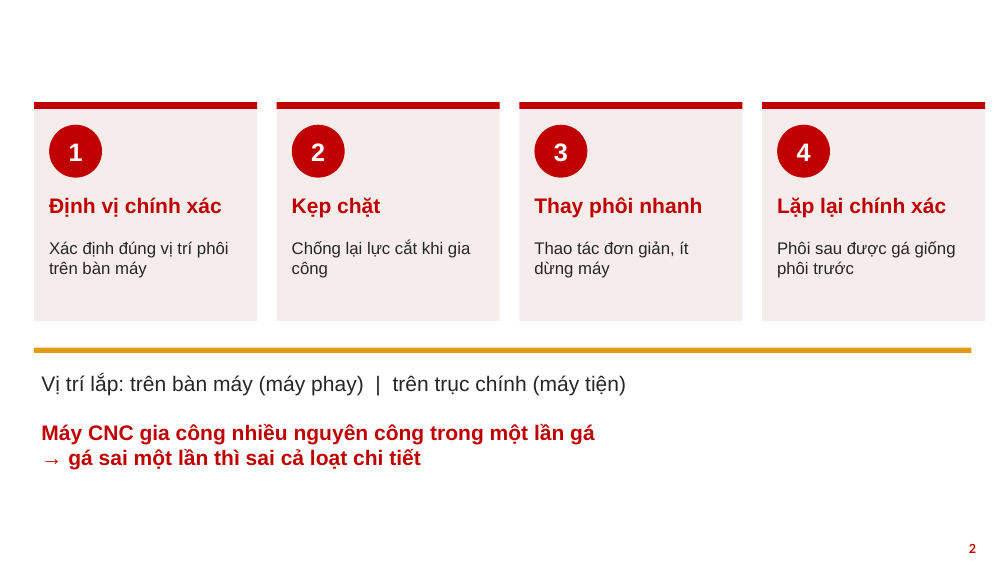
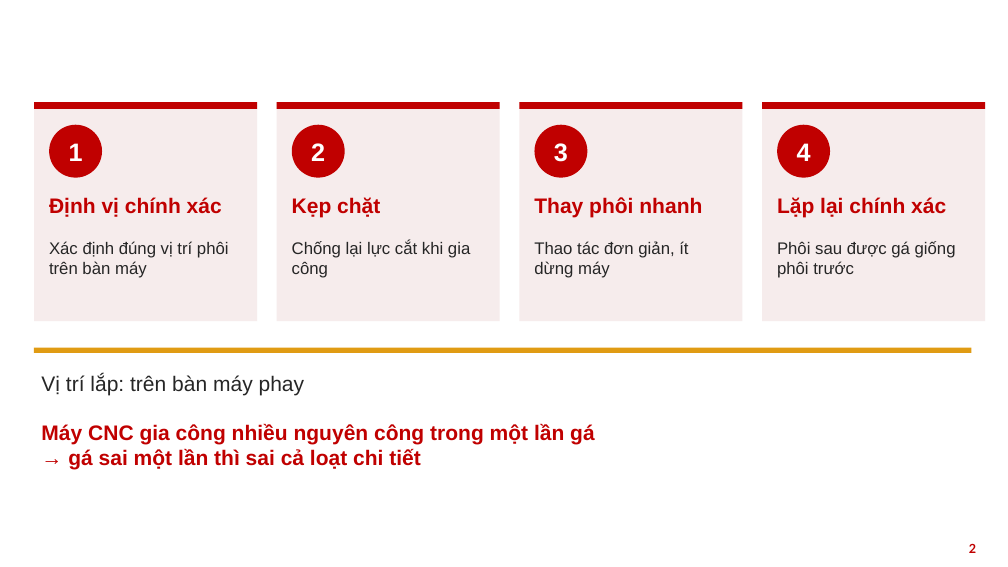
Before and after one commit to vinhdo281/CNC, a slide deck: slide 2 of Slide_Ga_kep_CNC.pptx. Drawn at 1008x567 pixels with LibreOffice and Linux fonts; fonts in the diff are those of the drawing; background and template pictures are left out. Boxes give left, top, right and bottom in pixels: in the first picture for what was removed or moved away, otherwise in the second. Text is boxed around its words. In the diff, an @@ line names an element or a change of style, - is before the commit and + after.

```diff
--- a/Slide_Ga_kep_CNC.pptx
+++ b/Slide_Ga_kep_CNC.pptx
@@ text at <box>41,374,305,395</box>: text changed @@
-Vị trí lắp: trên bàn máy (máy phay) | trên trục chính (máy tiện)
+Vị trí lắp: trên bàn máy phay
```
Also in this commit, not shown: 1 other slide changed, 4 other files.
